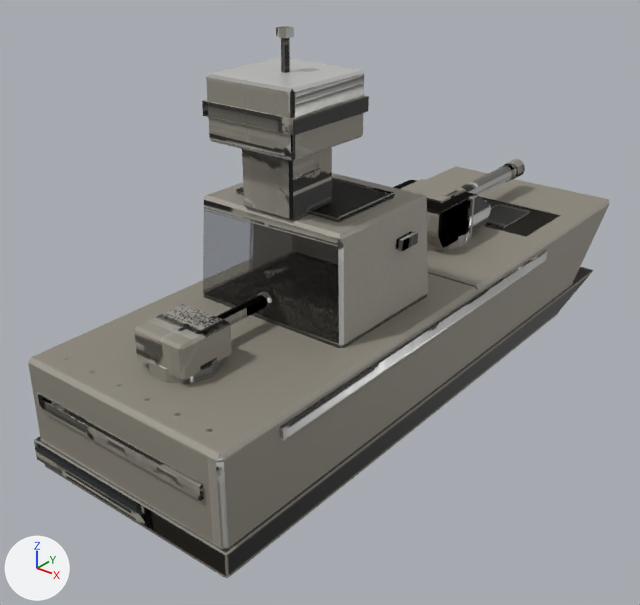
The FBX model assets/models/ord_sentry/export/ord_sentry.fbx: old version first, new version second.
Rendered twice from a 50 mm lens placed at (7.68, -10.09, 7.09), pointed at (-0.44, 0.06, 0.79). The lights are fixed; the arrows at lower left show +X, +Y and +Z. The picture after the commit comes second. Where no turn or scale is listed for an object, it has been applied to the vertices.

Objects in the first picture: 'base_bar', 'base_glow_running_bar', 'turret1_bar', 'turret2_bar' and 2 more.
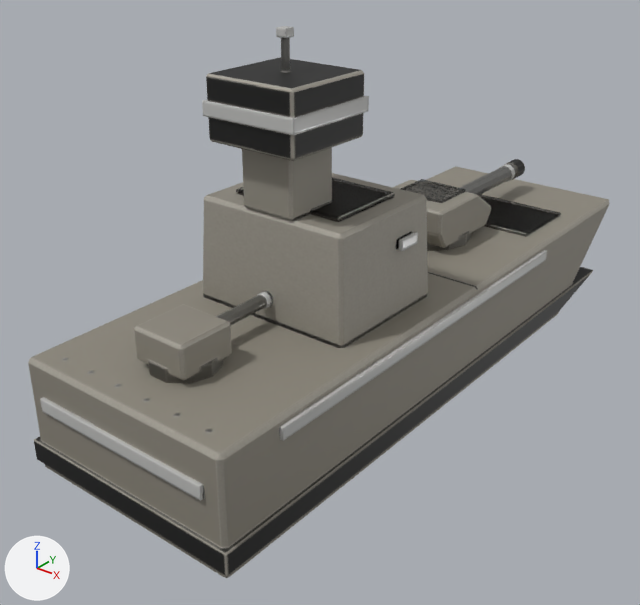
Pixel boxes [x1, y1, x2, y2] of what changed, in the pictures (640 x 605 px; the box of a moved part takes in the faces that stretch with it):
part 1 of me_turret1_003, surface changed: [393, 159, 525, 251] in both
part 2 of me_turret2_003, surface changed: [134, 295, 267, 384] in both
part 3 of me_base_003, moved or reshaped: before [484, 200, 530, 229]; after [446, 186, 561, 236]
part 4 of me_base_003, surface changed: before [34, 38, 530, 578]; after [34, 38, 561, 578]
part 5 of me_base_004, surface changed: [40, 26, 547, 501] in both

What the commit changed:
me_base_003 has 188 vertices, 196 faces and spans x -1.86..1.86, y -4.55..6.46, z -0.5..5.2.
me_base_003 is used by ob_base_bar; location (0.0, 0.0, 0.0).
me_base_003 part 3: the loose piece of 24 vertices spanning x -0.9..0.9, y 3.66..4.74, z 1.3..1.35 is scaled about its middle by (1.56, 1.3, 1), then moved by (0.0, 0.1, 0.0).
me_base_003 part 4: 132 kept faces spanning x -1.86..1.86, y -4.55..5.88, z -0.5..5.2 get new texture (UV) coordinates.
me_turret1_003 has 108 vertices, 82 faces and spans x -0.75..0.75, y -0.8..3.25, z 0.0..0.84.
me_turret1_003 is used by ob_turret1_bar; location (0.0, 2.6, 1.3).
me_turret1_003 part 1: 78 kept faces spanning x -0.75..0.75, y -0.8..3.25, z 0.0..0.84 get new texture (UV) coordinates.
me_turret2_003 has 60 vertices, 48 faces and spans x -0.5..0.5, y -0.48..1.55, z 0.0..0.6.
me_turret2_003 is used by ob_turret2_bar; location (0.0, -3.3, 1.3).
me_turret2_003 part 2: 43 kept faces spanning x -0.5..0.5, y -0.48..1.55, z 0.0..0.6 get new texture (UV) coordinates.
me_base_004 has 64 vertices, 48 faces and spans x -1.85..1.85, y -4.55..3.5, z 0.6..5.31.
me_base_004 is used by ob_base_glow_running_bar; location (0.0, 0.0, 0.0).
me_base_004 part 5: 45 kept faces spanning x -1.85..1.85, y -4.55..3.5, z 0.6..5.31 get new texture (UV) coordinates.
